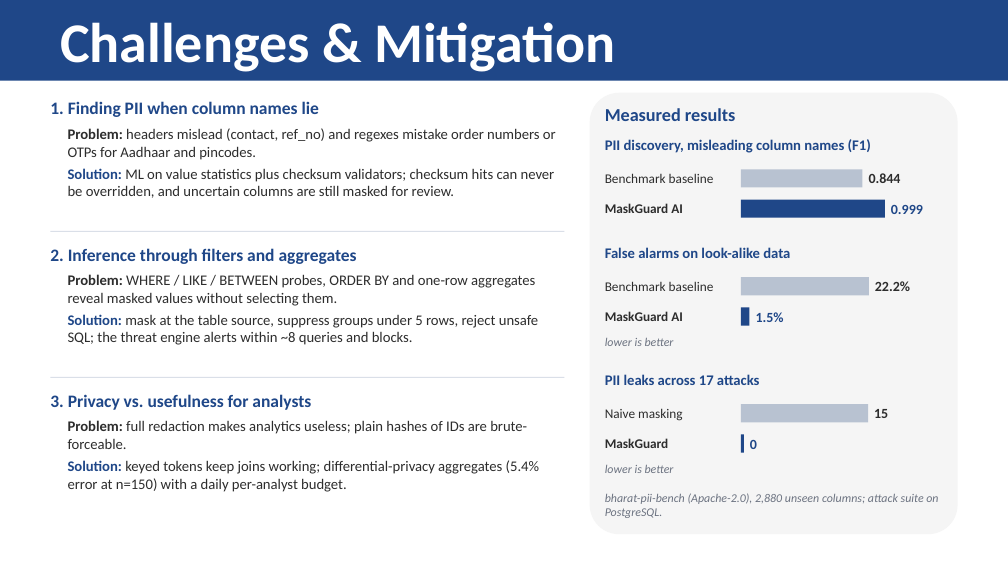
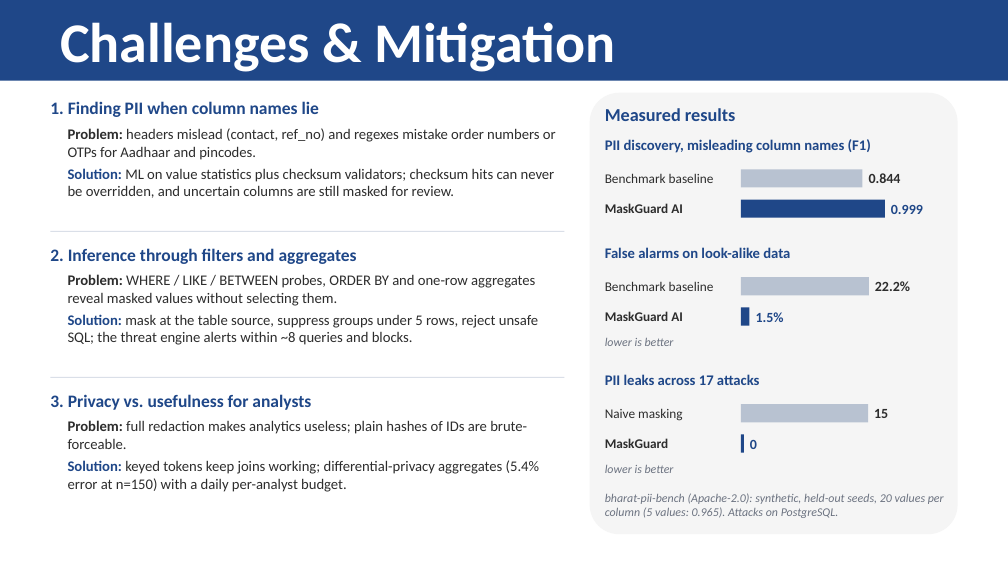
Before and after one commit to hotaro6754/mask, a slide deck: slide 5 of docs/MaskGuard_Round1_Submission.pptx. Drawn at 1008x567 pixels with LibreOffice and Linux fonts; fonts in the diff are those of the drawing. Boxes give left, top, right and bottom in pixels: in the first picture for what was removed or moved away, otherwise in the second. Text is boxed around its words. In the diff, an @@ line names an element or a change of style, - is before the commit and + after.

```diff
--- a/docs/MaskGuard_Round1_Submission.pptx
+++ b/docs/MaskGuard_Round1_Submission.pptx
@@ text at (x1=605, y1=493, x2=944, y2=518): text changed @@
-bharat-pii-bench (Apache-2.0), 2,880 unseen columns; attack suite on PostgreSQL.
+bharat-pii-bench (Apache-2.0): synthetic, held-out seeds, 20 values per column (5 values: 0.965). Attacks on PostgreSQL.
```
